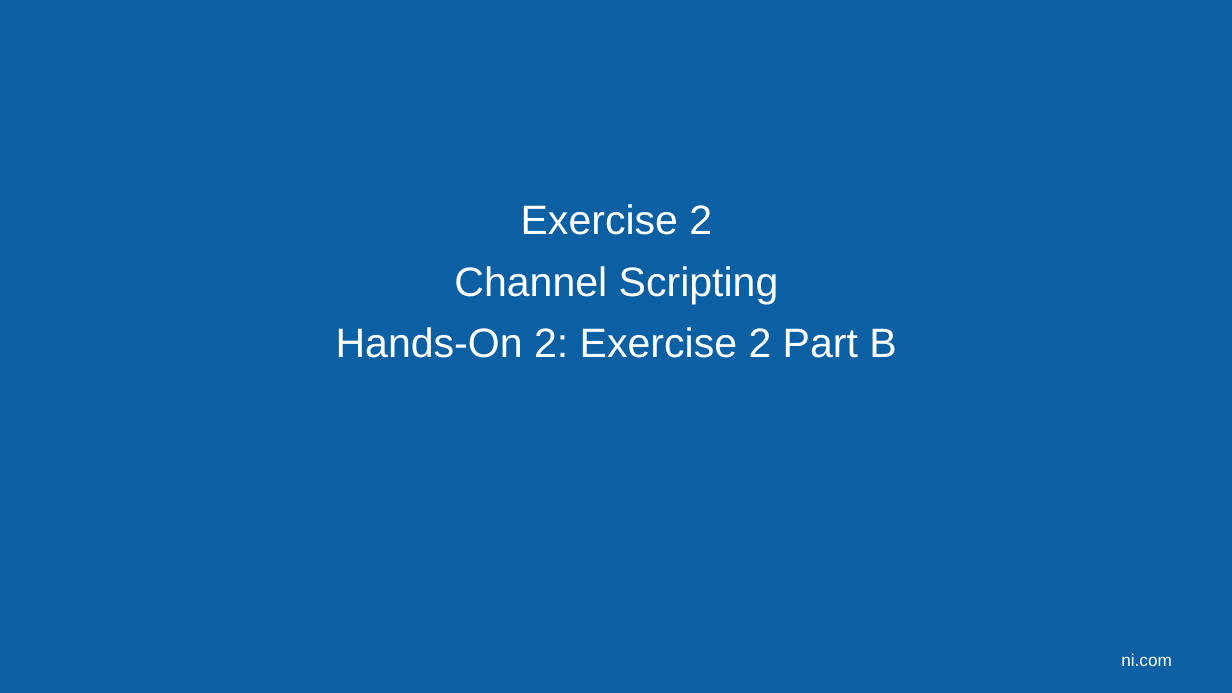
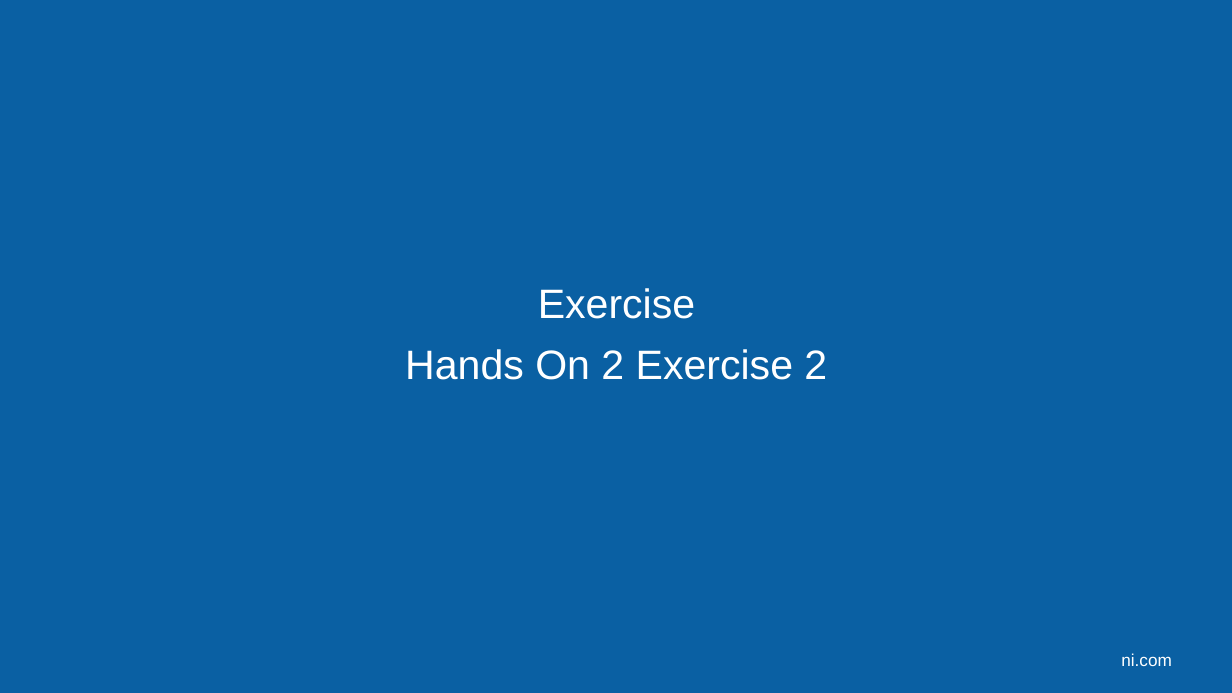
Before and after one commit to LabVIEW-DCAF/Documentation, a slide deck: slide 38 of Trunk/Getting Started Material/DCAF Training/6 Static Modules.pptx (slide 17 before the commit). Drawn at 1232x693 pixels with LibreOffice and Linux fonts; fonts in the diff are those of the drawing; background and template pictures are left out. Boxes give left, top, right and bottom in pixels: in the first picture for what was removed or moved away, otherwise in the second. Text is boxed around its words. In the diff, an @@ line names an element or a change of style, - is before the commit and + after.

```diff
--- a/Trunk/Getting Started Material/DCAF Training/6 Static Modules.pptx
+++ b/Trunk/Getting Started Material/DCAF Training/6 Static Modules.pptx
@@ text at [405, 288, 827, 380]: text changed @@
-Exercise 2
-Channel Scripting
-Hands-On 2: Exercise 2 Part B
+Exercise
+Hands On 2 Exercise 2
```
Also in this commit, not shown: 9 other slides changed, 34 slides added, 12 slides removed.
